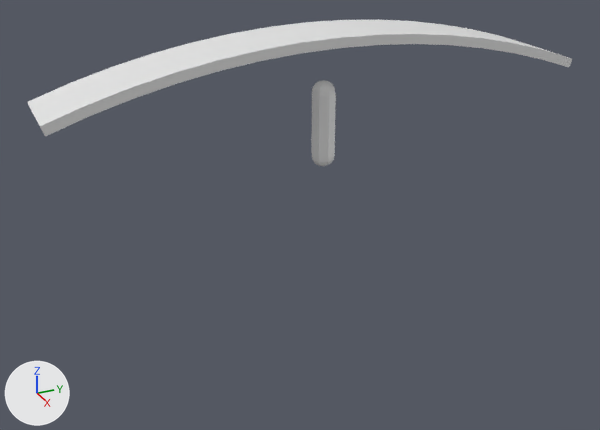
The OBJ model demo/WyomingWill/BicycleWheel/bicycle-wheel-meshes/wheel-mark.obj, before and after one commit.
The view is the same before and after, from a camera (50 mm lens) standing at (25.8, -12.5, 35.5) and looking at (-0.7, -0.6, 22.3). Every picture has the same lights, and +X, +Y and +Z are marked at lower left. The picture after the commit comes second. Where no turn or scale is listed for an object, it has been applied to the vertices. Vertices at exactly the same position are counted once.

The older version as bpy lines, for what is in view:
```python
me_wheel_mark = bpy.data.meshes.new('wheel-mark')
me_wheel_mark.from_pydata(...)  # 126 vertices, 240 faces; spans x -1.4..1.4, y -9.9..9.9, z 24.5..29.5
ob_wheel_mark = bpy.data.objects.new('wheel-mark', me_wheel_mark)
ob_wheel_mark.location = (0.0, 0.0, 0.0)
```
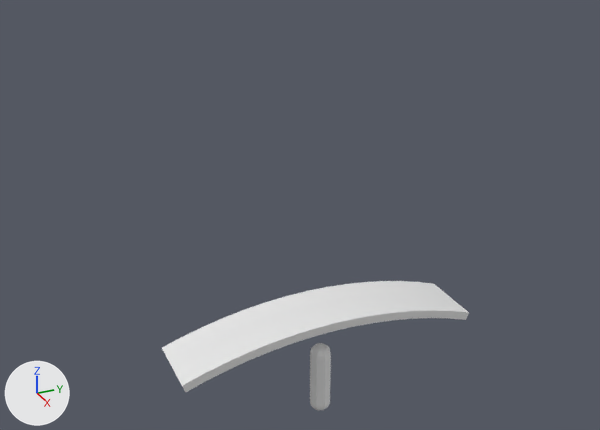
Boxes [x1, y1, x2, y2] around the edits, measured in the pictures (600 x 430 px; the box of a moved part takes in the faces that stretch with it):
'wheel-mark', reshaped (44% narrower, 12% shorter): before [27, 19, 572, 166]; after [162, 281, 469, 410]
part 1 of me_wheel_mark, moved or reshaped: before [27, 19, 572, 136]; after [162, 281, 469, 392]
part 2 of me_wheel_mark, moved or reshaped: before [311, 80, 336, 166]; after [310, 343, 331, 410]

What the commit changed:
me_wheel_mark is used by ob_wheel_mark; location (0.0, 0.0, 0.0).
me_wheel_mark had 126 vertices, 240 faces and spanned x -1.4..1.4, y -9.9..9.9, z 24.5..29.5.
me_wheel_mark now has 126 vertices, 240 faces and spans x -1.4..1.4, y -6.2..6.2, z 13.4..18.5.
me_wheel_mark part 1: the loose piece of 60 vertices spanning x -1.4..1.4, y -9.9..9.9, z 27.4..29.5 is scaled about its middle by (1, 0.624, 0.654), then moved by (0.0, 0.0, -10.7).
me_wheel_mark part 2: the loose piece of 66 vertices spanning x -0.4..0.4, y -0.4..0.5, z 24.5..27.6 is moved by (0.0, 0.0, -11.0).
